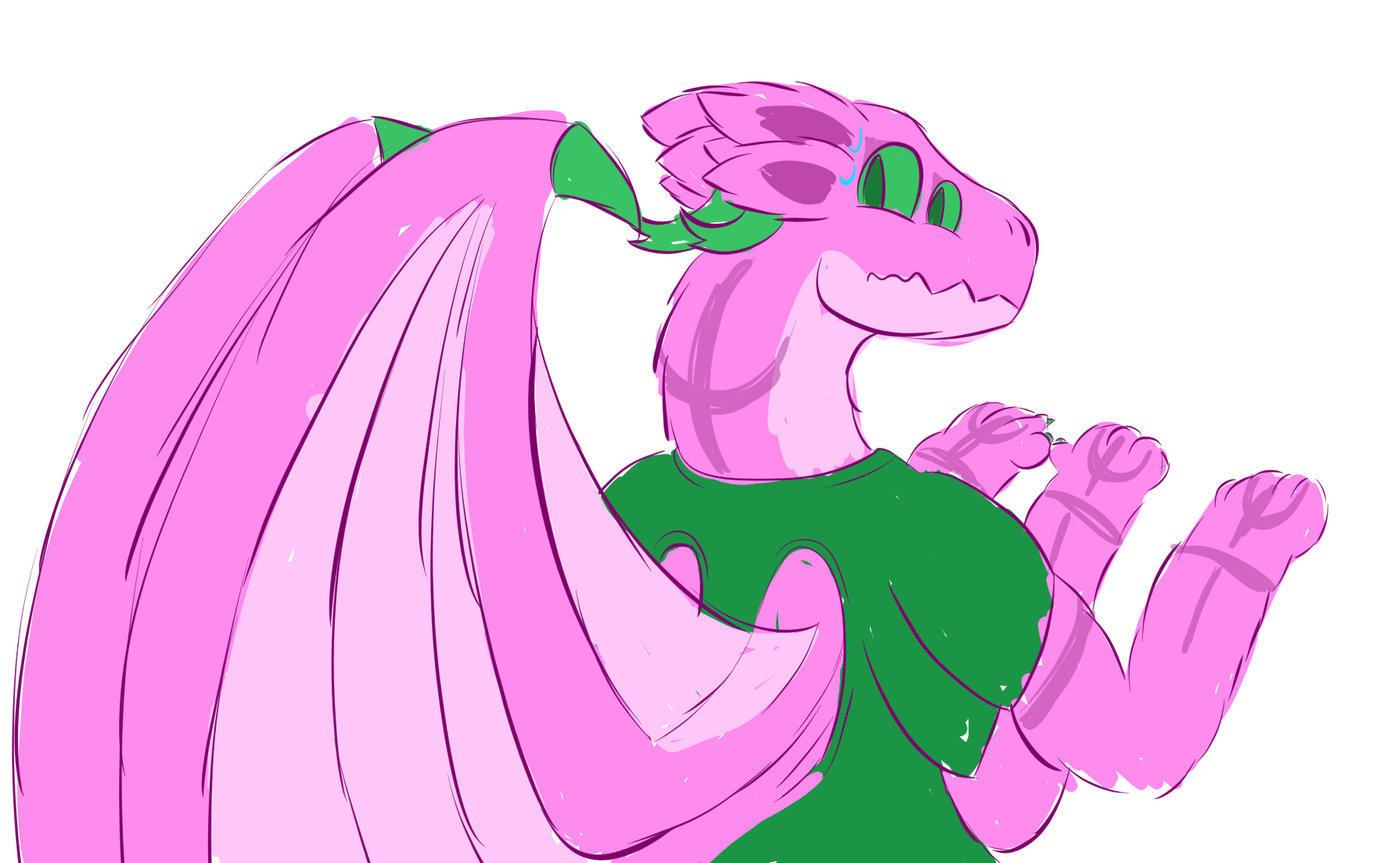
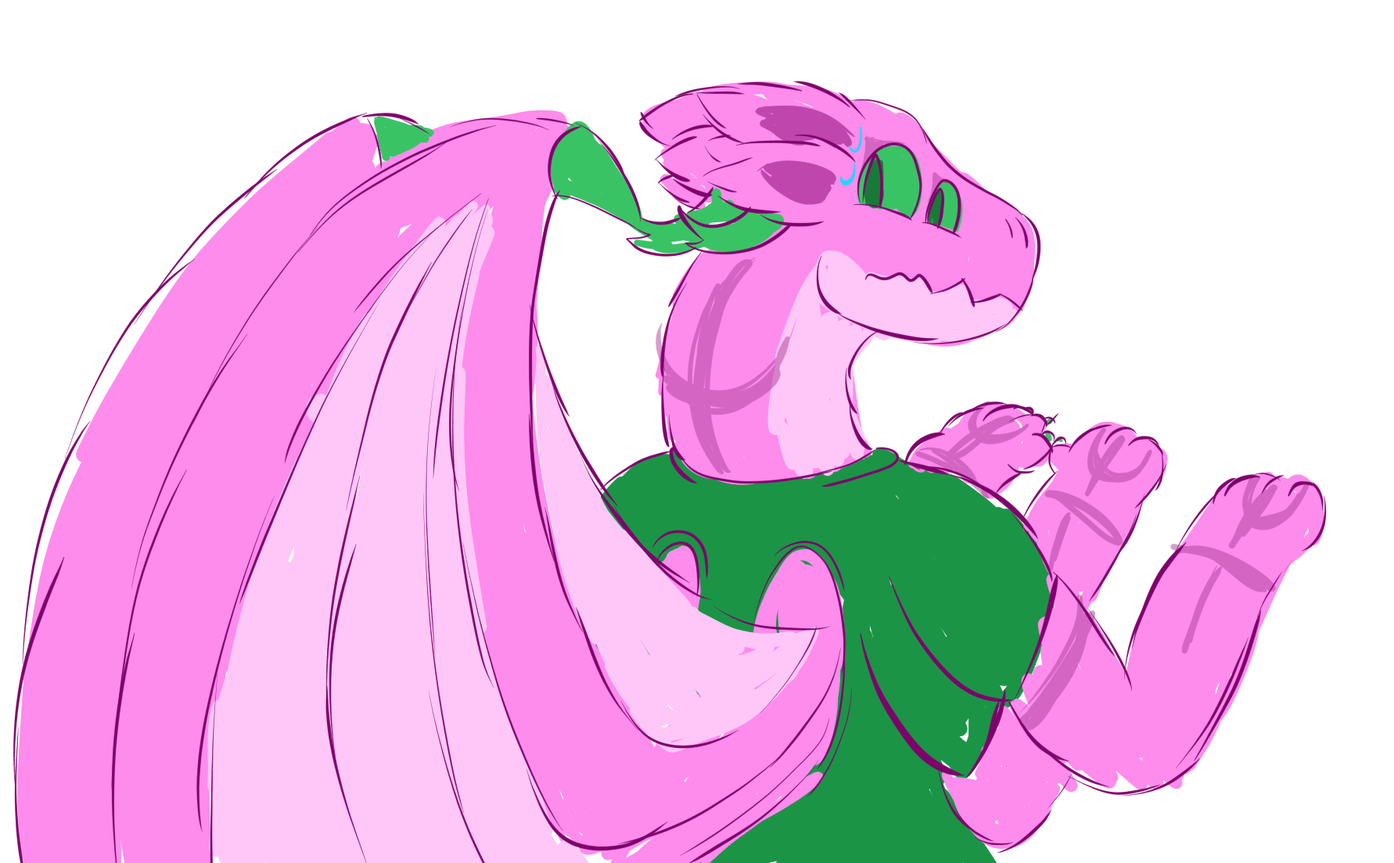
Layer changes from the first (1394, 863) image to the second:
added layer "Layer 11" above "Layer 10" over [11,80,1330,863]
hid "Layer 3", painted on it over [11,100,874,863]
painted on "Layer 9" over [162,100,864,863]
painted on "Layer 8" over [11,100,864,863]
hid "Layer 2", painted on it over [522,80,1330,863]
painted on "Layer 5" over [613,100,1065,501]
painted on "Layer 4" over [613,80,1330,852]
painted on "Layer 7" over [563,400,1065,863]
